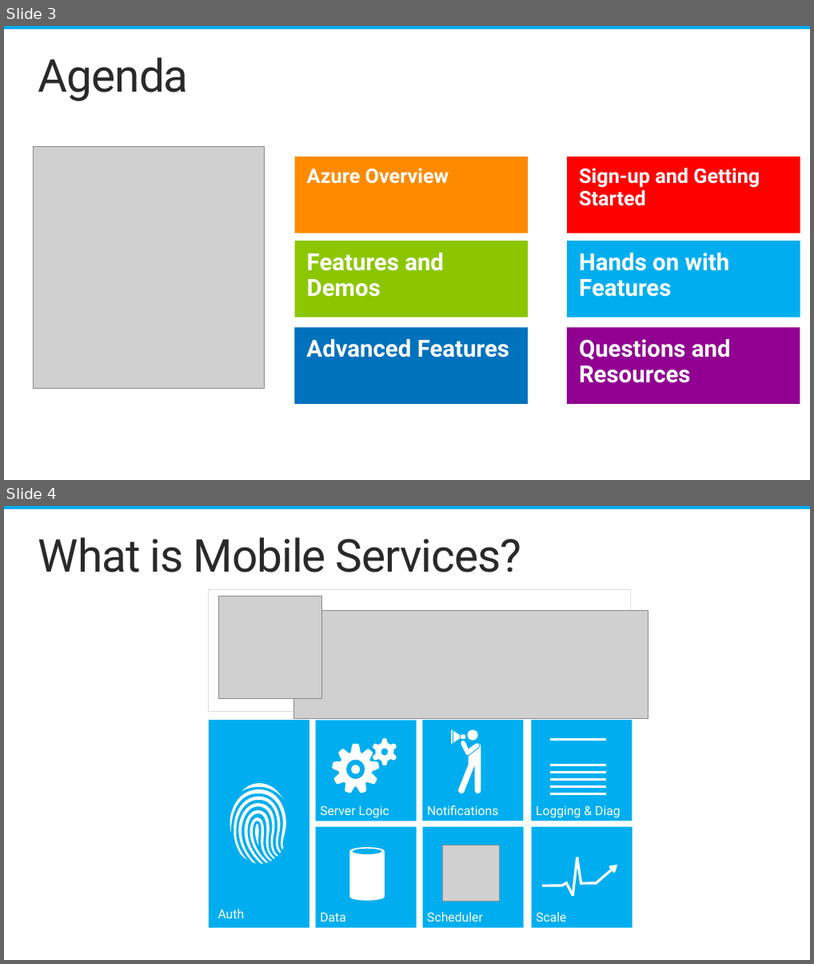
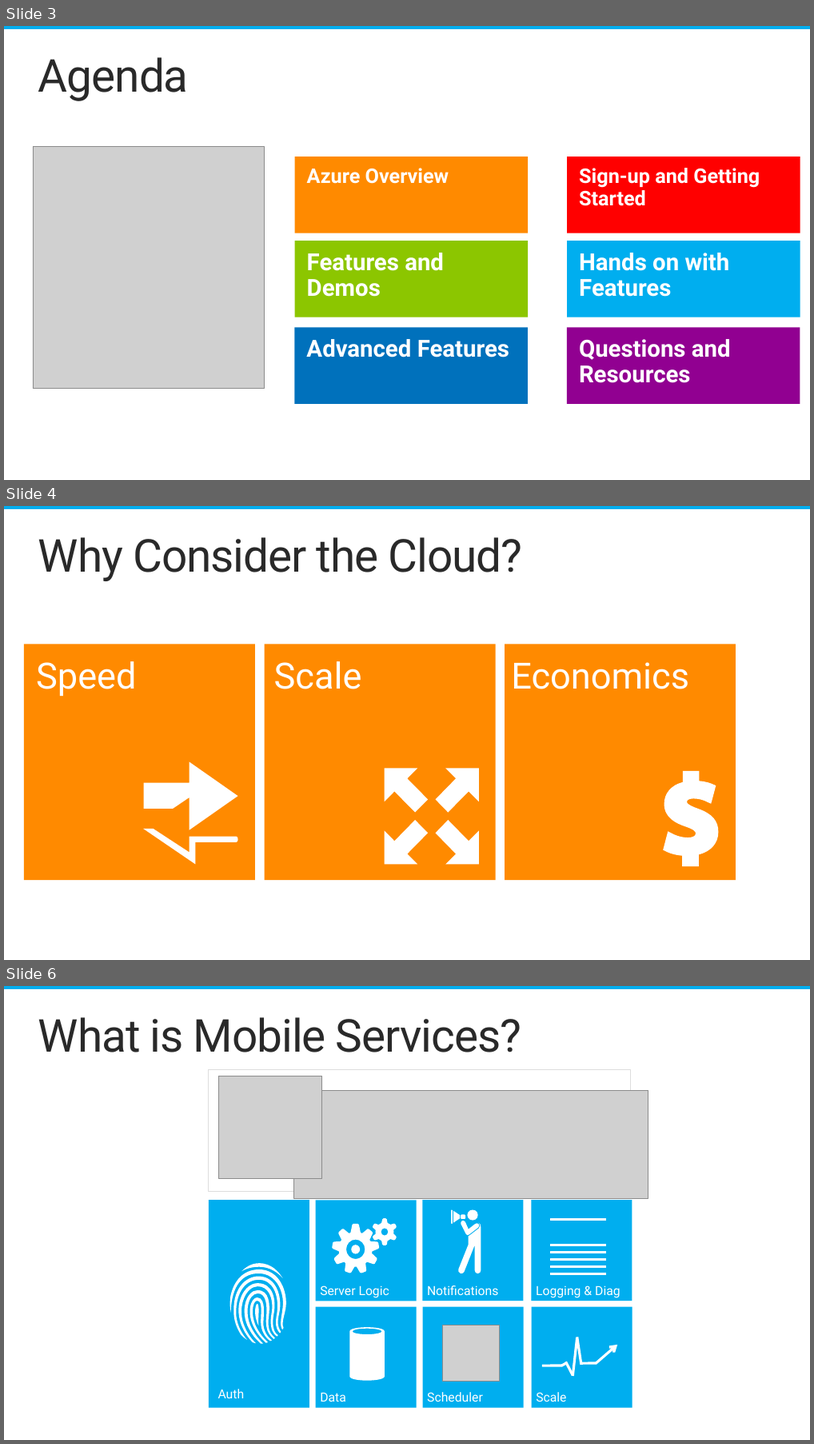
Before and after one commit to ChrisRisner/MDevCon-Hands-on-Lab, a slide deck: MDevCon2014.pptx. Shown one above the other, each under a label of ours: slides 3 and 4 before the commit, slides 3, 4 and 6 after it; the slides between them are not shown. The pictures are 814x964 and 814x1444 pixels, drawn with LibreOffice and Linux fonts; fonts in the diff are those of the drawing; grey boxes stand for pictures; background and template pictures are left out. Boxes give left, top, right and bottom in pixels: in the first picture for what was removed or moved away, otherwise in the second. Text is boxed around its words. In the diff, an @@ line names an element or a change of style, - is before the commit and + after.

Commit message:
Update slide deck

```diff
--- a/MDevCon2014.pptx
+++ b/MDevCon2014.pptx
@@ slide 4 added at [4,506,810,960], background #FFFFFF; not listed: 1 template element that a slide beside it also shows @@
@@ title added at [38,537,523,581], 54 pt, text #292929 @@
+Why Consider the Cloud?
@@ rectangle added at [4,593,503,960], fill #FFFFFF @@
@@ rectangle added at [4,593,263,960], fill #FFFFFF @@
@@ rectangle added at [24,644,255,880], fill #FF8A00 @@
@@ rectangle added at [505,644,736,880], fill #FF8A00 @@
@@ text added at [36,661,136,696], 43 pt, text #FFFFFF @@
+Speed
@@ text added at [511,662,690,689], 43 pt, text #FFFFFF @@
+Economics
@@ freeform shape added at [143,762,238,864], fill #FFFFFF @@
@@ freeform shape added at [663,771,718,867], fill #FFFFFF @@
@@ group added at [265,644,496,880]: 4 freeform shapes, 1 rectangle, 1 text @@
+Scale
@@ what was slide 4 is now slide 6 @@
```
Also in this commit, not shown: 1 other slide added.
